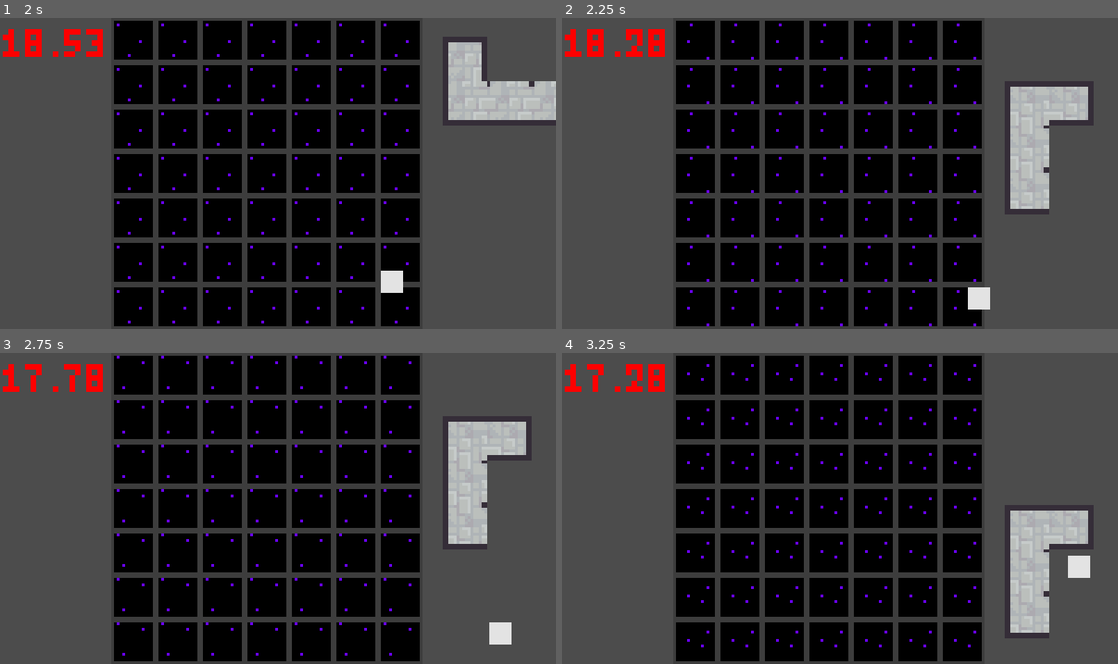
Above: before the commit, frames 1-4 (two rows, left to right).
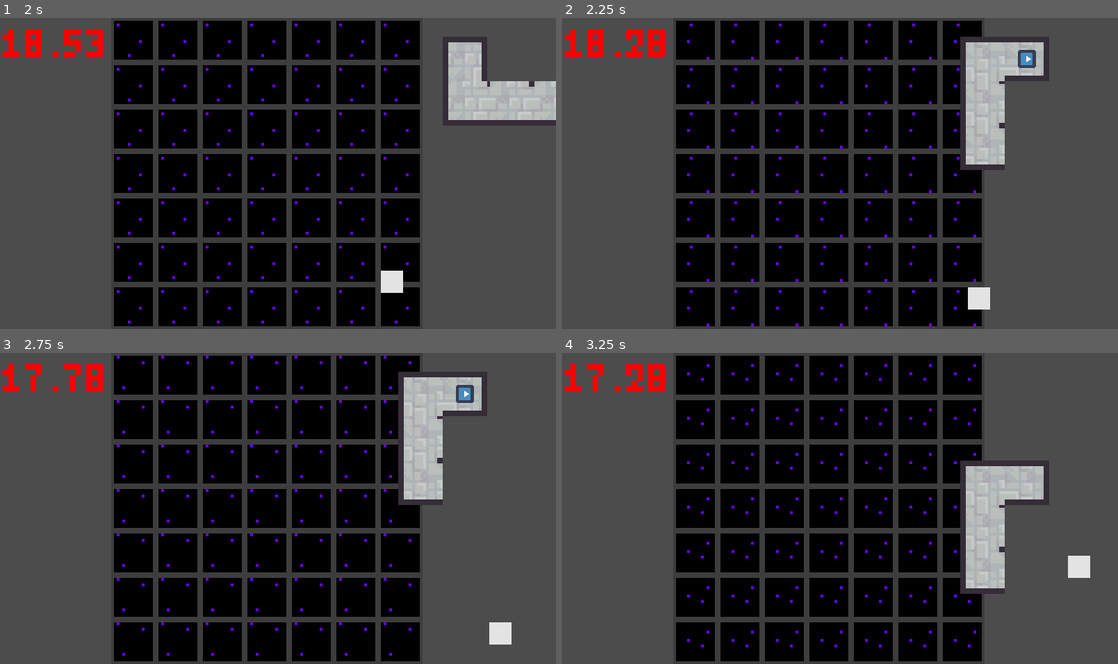
Above: after the commit, the same moments.

Repository: MrBSmith/Global2020
Game: Godot game, scene res://Scenes/GUI/Menus/ScreenTitle/ScreenTitle.tscn
Two runs of this game, one before a commit and one after it. Both use one fixed random seed, a clock stepped at 60 frames per second and the inputs below. The engine's default icon, where the game draws it, is replaced by a stand-in: a white triangle on a blue panel in a dark square.
Inputs (mouse positions are in pixels of both pictures, inside the frame that each line leads up to):
- Up to frame 1 (2 s): tap Enter (ui_accept) at 0.5, 0.77, 1.52 s; move the mouse to (400, 157) at 0.52 s; press the mouse at (400, 157) at 0.53 s; hold Right (ui_right) 0.53-1.28 s; tap Mouse wheel down (rotate_card_anti_clock) at 0.8, 1.35 s; move the mouse to (467, 101) at 1.27 s; release the mouse at (467, 101) at 1.28 s; hold Down (ui_down) from 1.28 s (still down); tap Mouse wheel up (rotate_card_clock) at 1.55 s
- Up to frame 2 (2.25 s): move the mouse to (1029, 58) at 2.02 s; release Down (ui_down) at 2.03 s; press the mouse at (1029, 58) at 2.03 s; hold Right (ui_right) from 2.03 s (still down); tap Mouse wheel up (rotate_card_clock) at 2.1 s
- Up to frame 3 (2.75 s): keep holding Right (ui_right)
- Up to frame 4 (3.25 s): move the mouse to (1029, 483) at 2.77 s; release Right (ui_right) at 2.78 s; release the mouse at (1029, 483) at 2.78 s; hold Up (ui_up) from 2.78 s (still down); tap 1 (fast_speed) at 2.85 s; tap Enter (ui_accept) at 3.02 s; tap Mouse wheel down (rotate_card_anti_clock) at 3.05 s

Frame 1 is identical in both runs. In frame 2, 9.0% of the frame differs, in the area x 71-96%, y 6-64%; in frame 3, 9.0%; in frame 4, 9.1%, in the area x 71-96%, y 34-92%.

Commit message:
Card rotation working
The card rotation now works properly. Some optimisation can be made, especially on how the parent node is handle.

Diff:
--- a/Scenes/Cards/BaseCard.tscn
+++ b/Scenes/Cards/BaseCard.tscn
@@ -1,6 +1,12 @@
-[gd_scene load_steps=2 format=2]
+[gd_scene load_steps=3 format=2]
 
 [ext_resource path="res://BaseClasses/Card_Base.gd" type="Script" id=1]
+[ext_resource path="res://icon.png" type="Texture" id=2]
 
 [node name="BaseCard" type="Node2D"]
 script = ExtResource( 1 )
+
+[node name="Sprite" type="Sprite" parent="."]
+visible = false
+scale = Vector2( 0.1, 0.1 )
+texture = ExtResource( 2 )
--- a/Scenes/Cards/Script/Tile.gd
+++ b/Scenes/Cards/Script/Tile.gd
@@ -1,9 +1,12 @@
 extends Area2D
+class_name Tile
 
 var offset : Vector2
 var grab : bool
 var has_parent : bool
 var overlap : bool
+var temp_mouse_pos : Vector2
+var outside : bool
 var is_rotating : bool
 
 # ---- READY ----
@@ -11,54 +14,82 @@
 func _ready():
 	grab = false
 	overlap = false
+	temp_mouse_pos = Vector2.ZERO
+	outside = false
 	is_rotating = false
 	has_parent = get_parent() is Card
 
 # ---- INPUT ----
 
 func _on_Tile_mouse_entered():
-	print("overlap")
+	# The mouse is not outside the tile
+	outside = false
+	# The mouse is overlapping the tile
 	overlap = true
 
 func _on_Tile_mouse_exited():
-	print("end overlap")
+	# The mouse is outside the tile
+	outside = true
+	# If the tile is not held, the overlap boolean can be set to false.
+	# To make sure the imput still works if you are holding a tile but the mouse goes outside the tile because of its speed
 	if !grab:
 		overlap = false
 
 
 func _input(event):
 
+	# Check if the mouse overlap the tile
 	if overlap:
+		# Drag
 		if Input.is_action_just_pressed("grab"):
 			if has_parent:
-				offset = get_parent().get_global_position() - get_viewport().get_mouse_position()
+				temp_mouse_pos = get_viewport().get_mouse_position()
+				offset = get_parent().get_global_position() - temp_mouse_pos
+				tiles_hold_position(offset)
+				get_parent().set_global_position(temp_mouse_pos)
+				get_parent().get_node("Sprite").set_visible(true)
 			else:
 				offset = get_global_position() - get_viewport().get_mouse_position()
 			grab = true
 
+		# If the tile is held and the clockwise button is pressed
 		if Input.is_action_just_pressed("rotate_card_clock") && Input.is_action_pressed("grab"):
 			if has_parent:
 				if !is_rotating:
 					is_rotating = true
-					print("clock")
 					get_parent().set_rotation_degrees(get_parent().get_rotation_degrees() + 90)
 
+		# If the tile is held and the anti clockwise button is pressed
 		if Input.is_action_just_pressed("rotate_card_anti_clock") && Input.is_action_pressed("grab"):
 			if has_parent:
 				if !is_rotating:
 					is_rotating = true
-					print("anti clock")
 					get_parent().set_rotation_degrees(get_parent().get_rotation_degrees() - 90)
 
+		# To avoid wierd double input
 		if Input.is_action_just_released("rotate_card_clock") || Input.is_action_just_released("rotate_card_anti_clock"):
 			is_rotating = false
 
+		# Drop
 		if Input.is_action_just_released("grab"):
 			grab = false
-			overlap = false
-
+			offset = Vector2.ZERO
+			# If the mouse is outside the sprite, set the overlap to false
+			if outside:
+				overlap = false
+			get_parent().get_node("Sprite").set_visible(false)
 
 # ---- FUNCTIONS ----
+
+# function : tiles_hold_position
+# parameters : (Vector2)
+# returns : None
+# description : Apply an offset to all the tiles so they keep their position when moving the base node
+
+func tiles_hold_position(point):
+	for tile in get_parent().get_children():
+		if tile is Area2D:
+			tile.set_global_position(tile.get_global_position() + point)
 
 
 # function : deactivate_drag_collision
@@ -75,6 +106,6 @@
 func _process(delta):
 	if grab:
 		if get_parent() is Card:
-			get_parent().set_global_position(get_viewport().get_mouse_position() + offset)
+			get_parent().set_global_position(get_viewport().get_mouse_position())
 		else:
-			set_global_position(get_viewport().get_mouse_position() + offset)
+			set_global_position(get_viewport().get_mouse_position())
--- a/project.godot
+++ b/project.godot
@@ -39,6 +39,11 @@
 "language": "GDScript",
 "path": "res://Scenes/SpawnPoints/Script/PointTop.gd"
 }, {
+"base": "Area2D",
+"class": "Tile",
+"language": "GDScript",
+"path": "res://Scenes/Cards/Script/Tile.gd"
+}, {
 "base": "Node",
 "class": "TileBase",
 "language": "GDScript",
@@ -56,6 +61,7 @@
 "MenuOptionsBase": "",
 "PointSide": "",
 "PointTop": "",
+"Tile": "",
 "TileBase": "",
 "TimerBase": ""
 }
